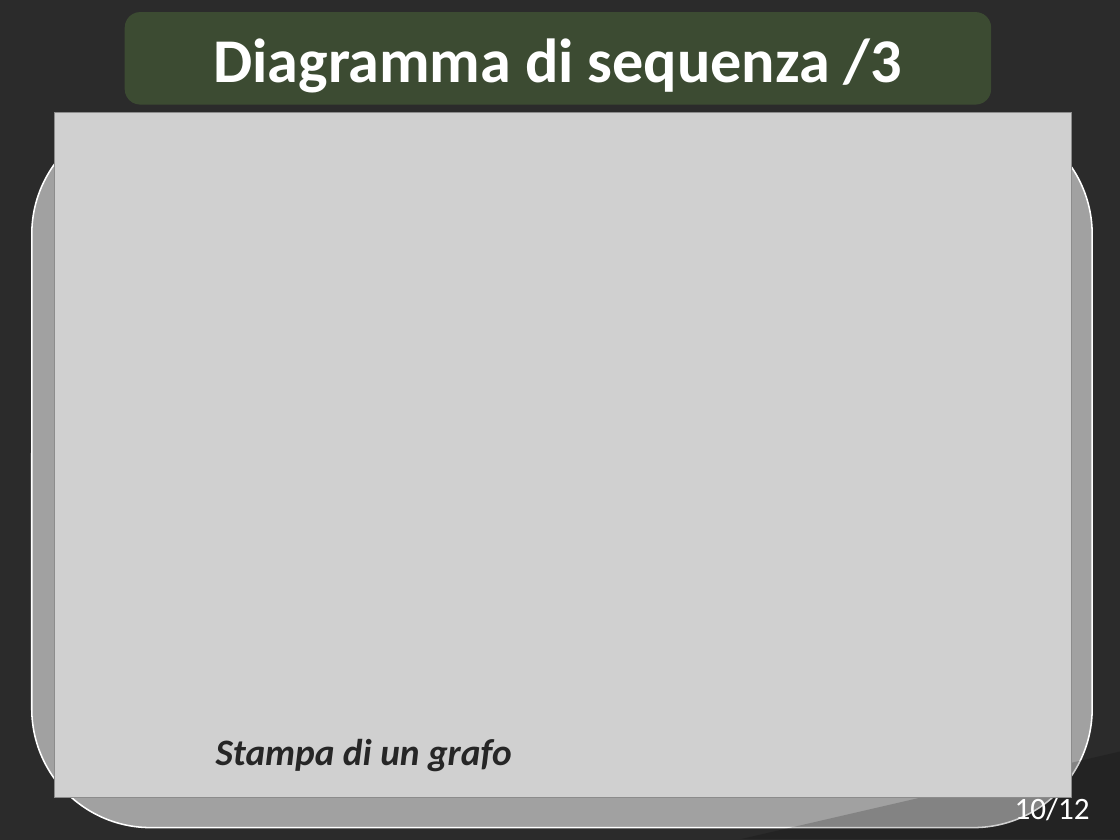
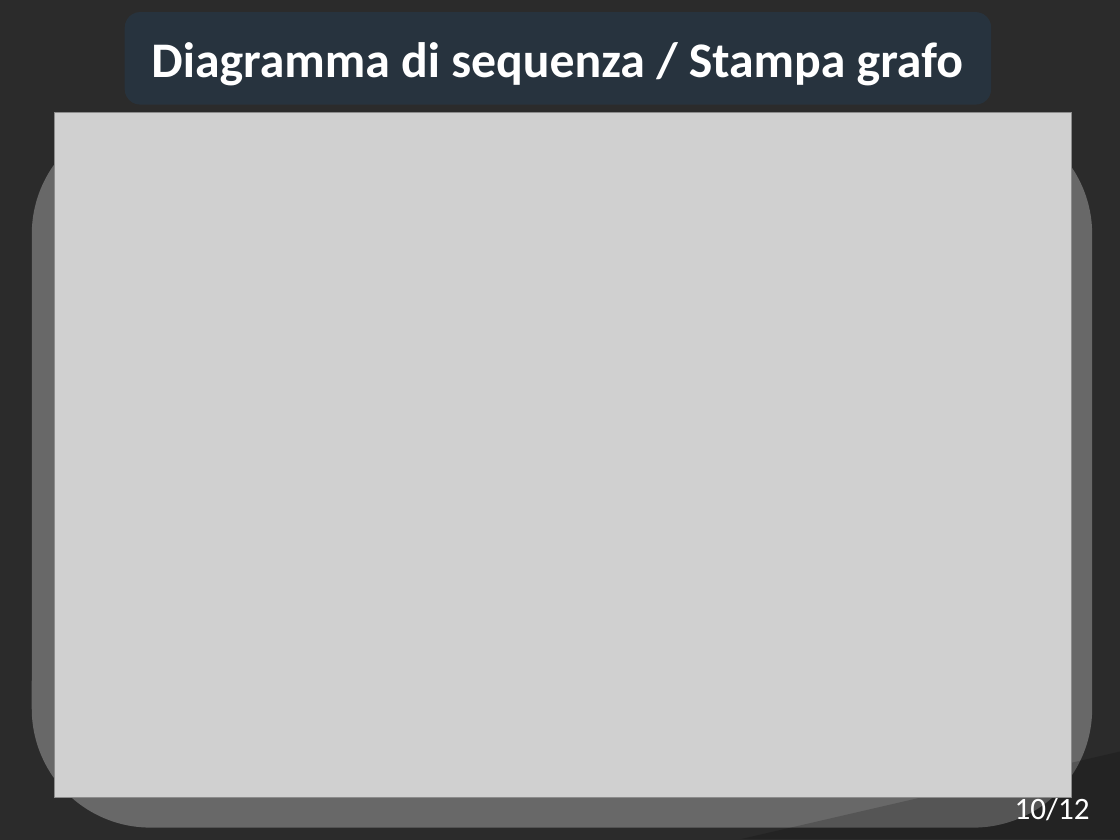
Before and after one commit to Italiaracerx/progettoSWE, a slide deck: slide 10 of Presentazioni/Presentazioni PB/Presentazione PB.pptx. Drawn at 1120x840 pixels with LibreOffice and Linux fonts; fonts in the diff are those of the drawing; grey boxes stand for pictures; background and template pictures are left out; a plain dark background stands for a picture behind light text. Boxes give left, top, right and bottom in pixels: in the first picture for what was removed or moved away, otherwise in the second. Text is boxed around its words. In the diff, an @@ line names an element or a change of style, - is before the commit and + after.

```diff
--- a/Presentazioni/Presentazioni PB/Presentazione PB.pptx
+++ b/Presentazioni/Presentazioni PB/Presentazione PB.pptx
@@ rounded rectangle at (124, 12, 991, 105): fill #70AD47 at 25% opacity to #1F4E79 at 25% opacity @@
@@ text at (151, 42, 963, 86): text changed; size 40 to 32 pt @@
-Diagramma di sequenza /3
+Diagramma di sequenza / Stampa grafo
@@ rounded rectangle at (31, 115, 1092, 828): fill #BFBFBF at 80% opacity to #A5A5A5 at 50% opacity; outline #FFFFFF 1 pt to none @@
@@ text removed at (216, 739, 512, 772) @@
-Stampa di un grafo
```
Also in this commit, not shown: 11 other slides changed.
